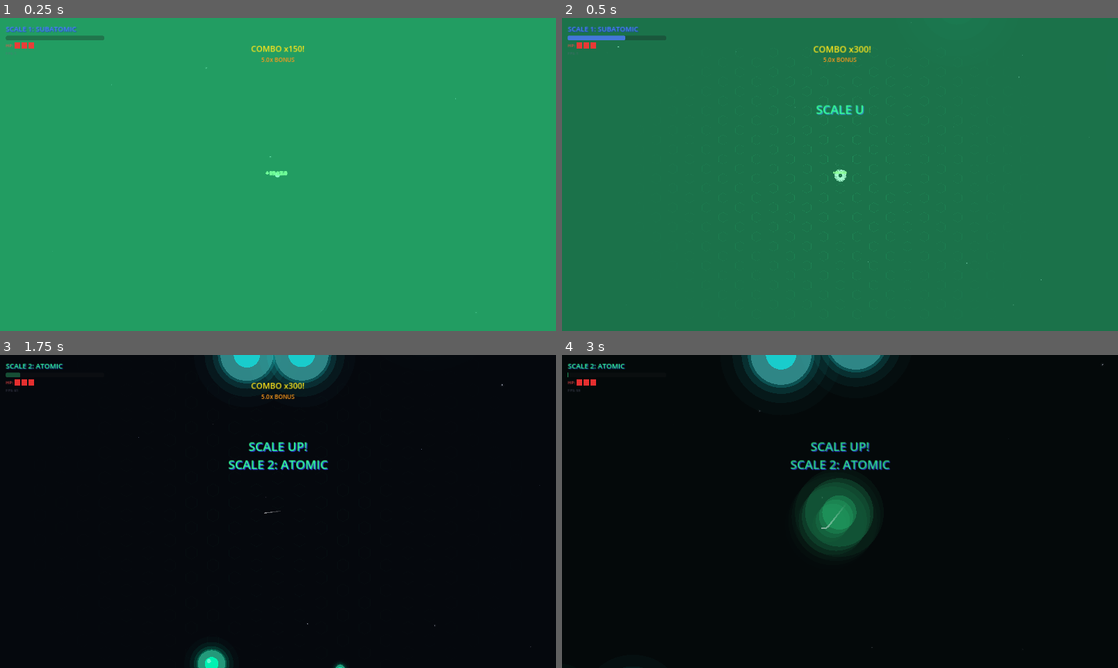
Above: before the commit, frames 1-4 (two rows, left to right).
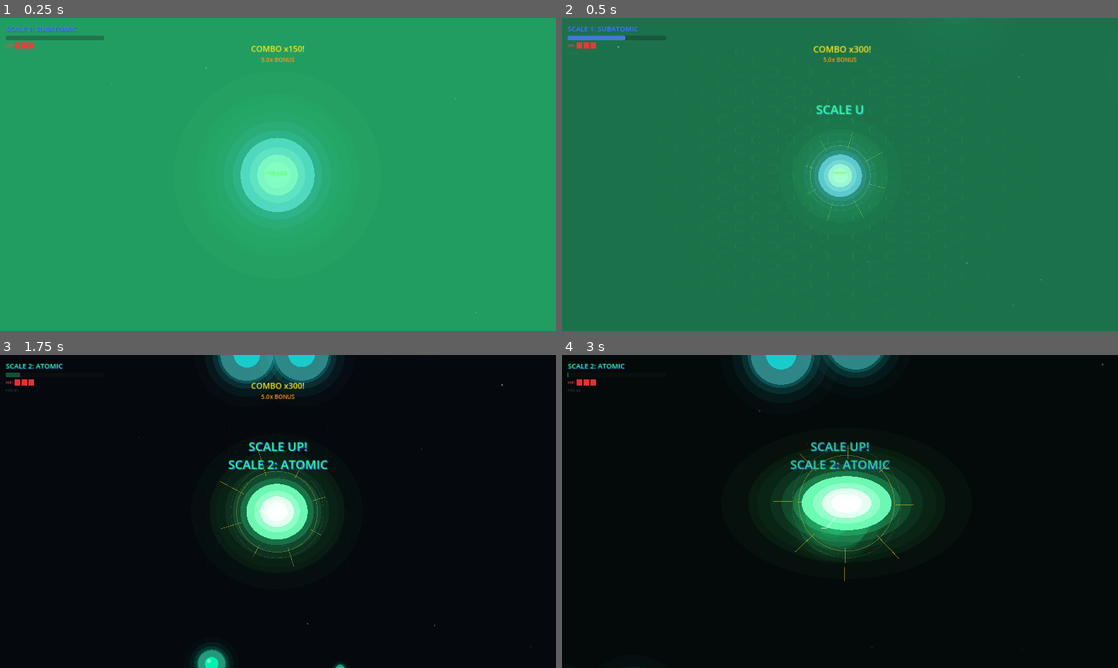
Above: after the commit, the same moments.

Repository: Koizain/atom-eater
Game: Godot game, scene res://scenes/main.tscn
Same seed, same stepped clock (60 frames per second), same inputs: the game is played once before the commit and once after it.
Inputs (mouse positions are in pixels of both pictures, inside the frame that each line leads up to):
- Up to frame 1 (0.25 s): no input
- Up to frame 2 (0.5 s): no input
- Up to frame 3 (1.75 s): move the mouse to (400, 495) at 0.52 s; click (400, 495) at 0.67 s; drag from (166, 527) to (278, 511) at 1.27 s
- Up to frame 4 (3 s): move the mouse to (895, 442) at 2.02 s; click (895, 442) at 2.17 s; drag from (812, 574) to (673, 464) at 2.77 s

The runs differ from the first frame. In frame 1, 3.5% of the frame differs, in the area x 41-58%, y 36-65%; in frame 2, 1.8%; in frame 3, 5.9%; in frame 4, 8.2%, in the area x 35-68%, y 28-73%.
Error before the commit: Invalid access to property or key 'MAX_HP' on a base object of type 'Node (game_data.gd)'. (res://scenes/circle_draw_player.gd:85)

Commit message:
fix: resolve all GDScript errors from Godot debugger

Diff:
--- a/scenes/circle_draw_player.gd
+++ b/scenes/circle_draw_player.gd
@@ -82,7 +82,7 @@
 	draw_set_transform(Vector2.ZERO, _move_angle, Vector2(stretch_x, stretch_y))
 
 	# === HP-reactive outer halo ===
-	var hp_ratio: float = float(GameData.player_hp) / float(GameData.MAX_HP)
+	var hp_ratio: float = float(GameData.player_hp) / float(GameData.max_hp)
 	var halo_color: Color
 	if hp_ratio > 0.65:
 		# Green (full health)
@@ -132,7 +132,7 @@
 		draw_arc(Vector2.ZERO, abs_radius, start_angle, start_angle + seg_arc, 8, Color(scale_color.r, scale_color.g, scale_color.b, ring_pulse), 1.5)
 
 	# === HP indicator rings (when damaged) ===
-	if GameData.player_hp < GameData.MAX_HP:
+	if GameData.player_hp < GameData.max_hp:
 		var hp_color: Color = Color(1.0, 0.2, 0.2, 0.3 + 0.2 * sin(pulse_time * 4.0))
 		draw_arc(Vector2.ZERO, radius * 1.1, 0.0, TAU, 36, hp_color, 2.0)
 
--- a/scripts/entity_spawner.gd
+++ b/scripts/entity_spawner.gd
@@ -1,7 +1,7 @@
 extends Node2D
 
 @export var entity_scene: PackedScene = preload("res://scenes/entity.tscn")
-@export var player: Area2D
+var player = null
 
 # Pool settings
 const POOL_SIZE: int = 150
--- a/scripts/main.gd
+++ b/scripts/main.gd
@@ -1,11 +1,11 @@
 extends Node2D
 
-@onready var player: Area2D = $Player
-@onready var camera: Camera2D = $Camera2D
-@onready var entity_spawner: Node2D = $EntitySpawner
-@onready var scale_manager: Node = $ScaleManager
-@onready var hud: CanvasLayer = $HUD
-@onready var game_over_screen: CanvasLayer = $GameOverScreen
+@onready var player = $Player
+@onready var camera = $Camera2D
+@onready var entity_spawner = $EntitySpawner
+@onready var scale_manager = $ScaleManager
+@onready var hud = $HUD
+@onready var game_over_screen = $GameOverScreen
 @onready var background: ColorRect = $BackgroundLayer/Background
 @onready var scale_label_flash: Label = $UIOverlay/ScaleTransitionLabel
 @onready var screen_flash_rect: ColorRect = $UIOverlay/ScreenFlashRect
--- a/scripts/player.gd
+++ b/scripts/player.gd
@@ -74,10 +74,10 @@
 const GRAVITY_COOLDOWN: float = 5.0
 
 # Scale manager reference
-var scale_manager: Node = null
+var scale_manager = null
 
 # Entity spawner reference (for chain eating and splitter spawns)
-var entity_spawner: Node = null
+var entity_spawner = null
 
 # Viewport size for screen wrapping
 var viewport_size: Vector2 = Vector2(1920, 1080)
--- a/scripts/scale_manager.gd
+++ b/scripts/scale_manager.gd
@@ -4,8 +4,8 @@
 signal transition_finished(new_scale: int)
 signal upgrade_selection_requested()
 
-@export var camera: Camera2D
-@export var entity_spawner: Node
+var camera = null
+var entity_spawner = null
 
 var is_transitioning: bool = false
 var invincibility_timer: float = 0.0
